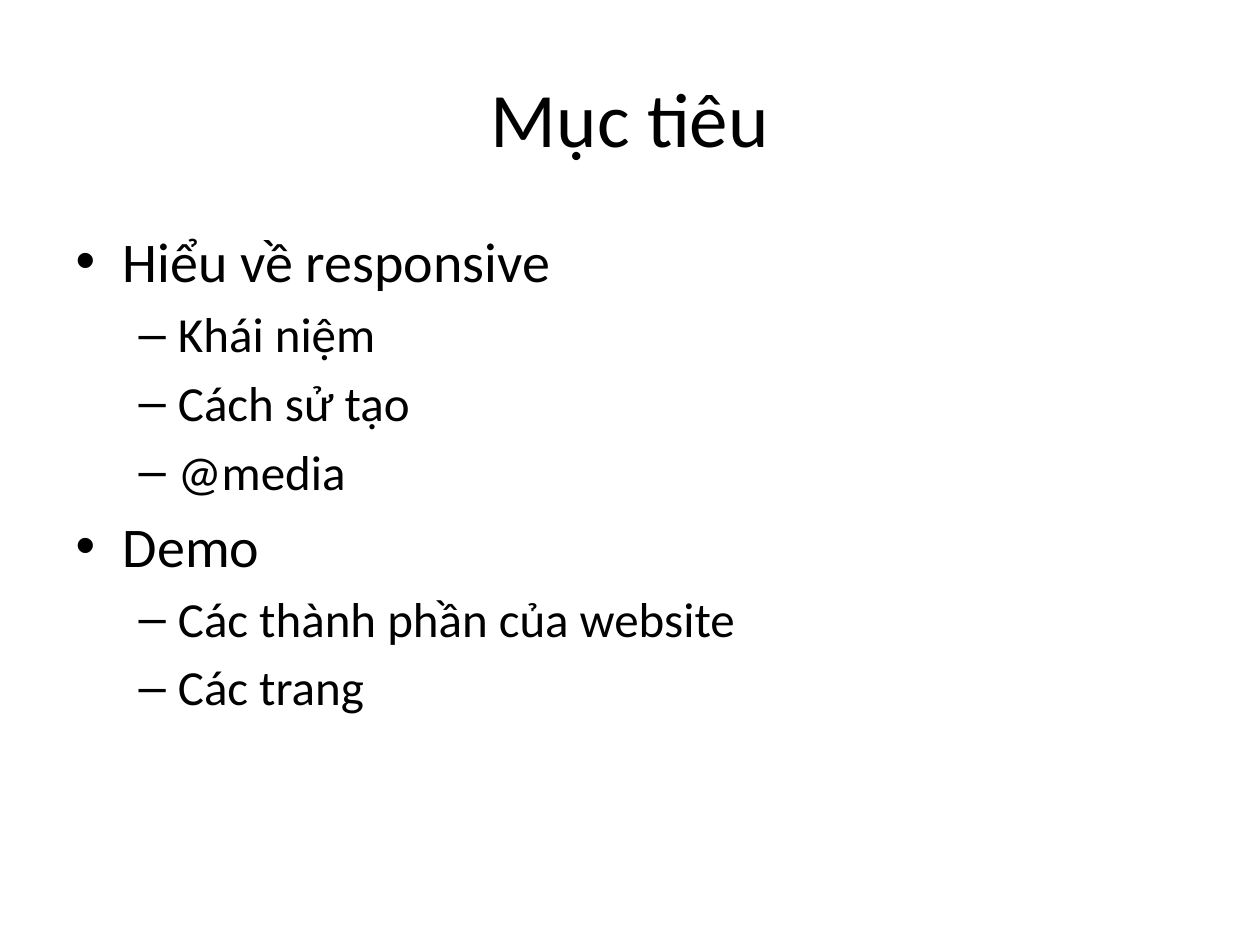
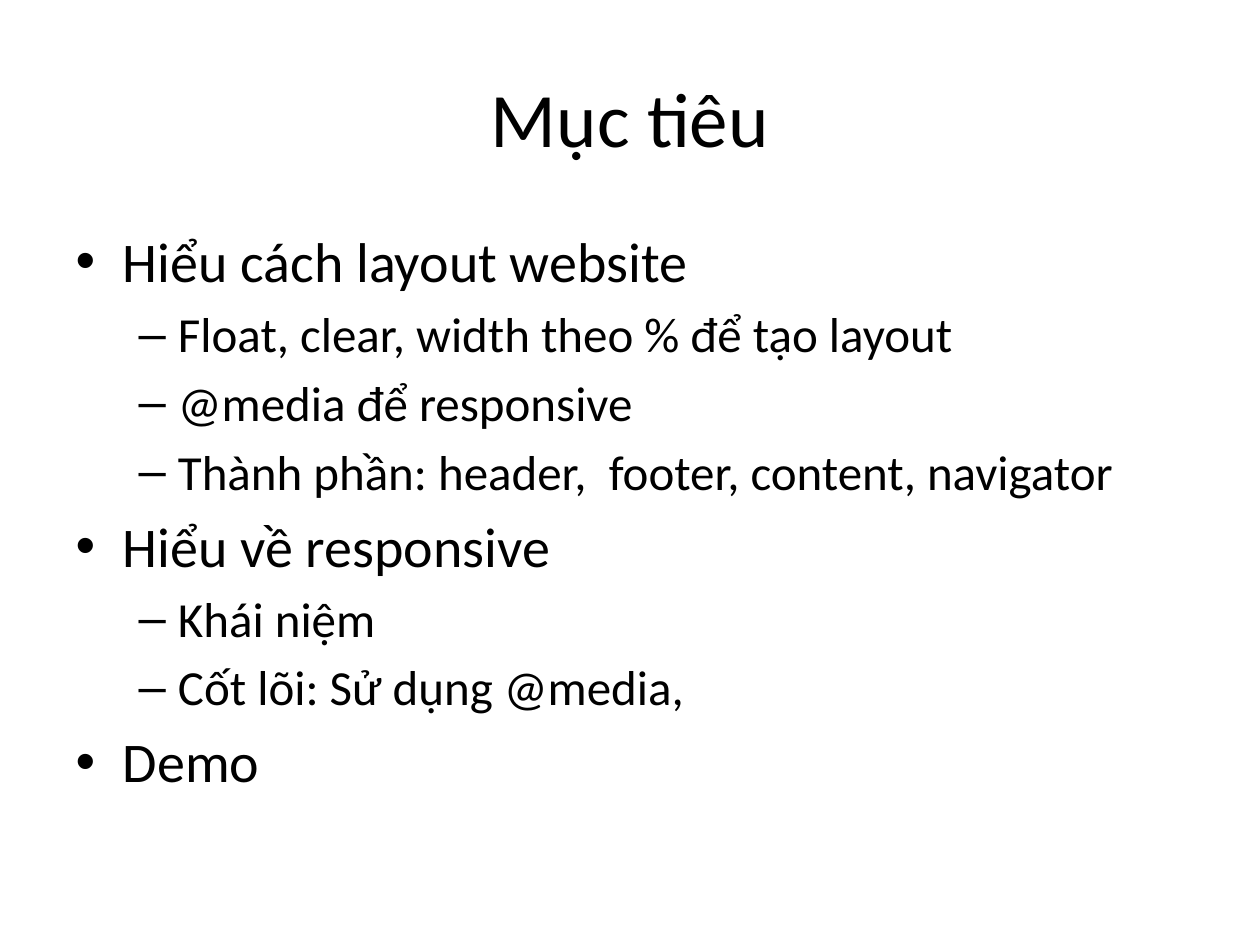
Before and after one commit to phithanh97cs/T3H, a slide deck: slide 2 of Front-end/6-7-8. Thực hành - Layout Website - Responsive/Responsive.pptx. Drawn at 1260x945 pixels with LibreOffice and Linux fonts; fonts in the diff are those of the drawing. Boxes give left, top, right and bottom in pixels: in the first picture for what was removed or moved away, otherwise in the second. Text is boxed around its words. In the diff, an @@ line names an element or a change of style, - is before the commit and + after.

```diff
--- a/Front-end/6-7-8. Thực hành - Layout Website - Responsive/Responsive.pptx
+++ b/Front-end/6-7-8. Thực hành - Layout Website - Responsive/Responsive.pptx
@@ text at [123,238,1113,499]: paragraphs added @@
+• Hiểu cách layout website
+  – Float, clear, width theo % để tạo layout
+  – @media để responsive
+  – Thành phần: header, footer, content, navigator
@@ text at [178,600,735,714]: paragraphs removed @@
-  – Các thành phần của website
-  – Các trang
@@ text at [178,668,684,714]: text changed @@
-  – Cách sử tạo
-  – @media
+  – Cốt lõi: Sử dụng @media,
```
Also in this commit, not shown: 3 other slides changed, 1 slide added, 6 other files.
